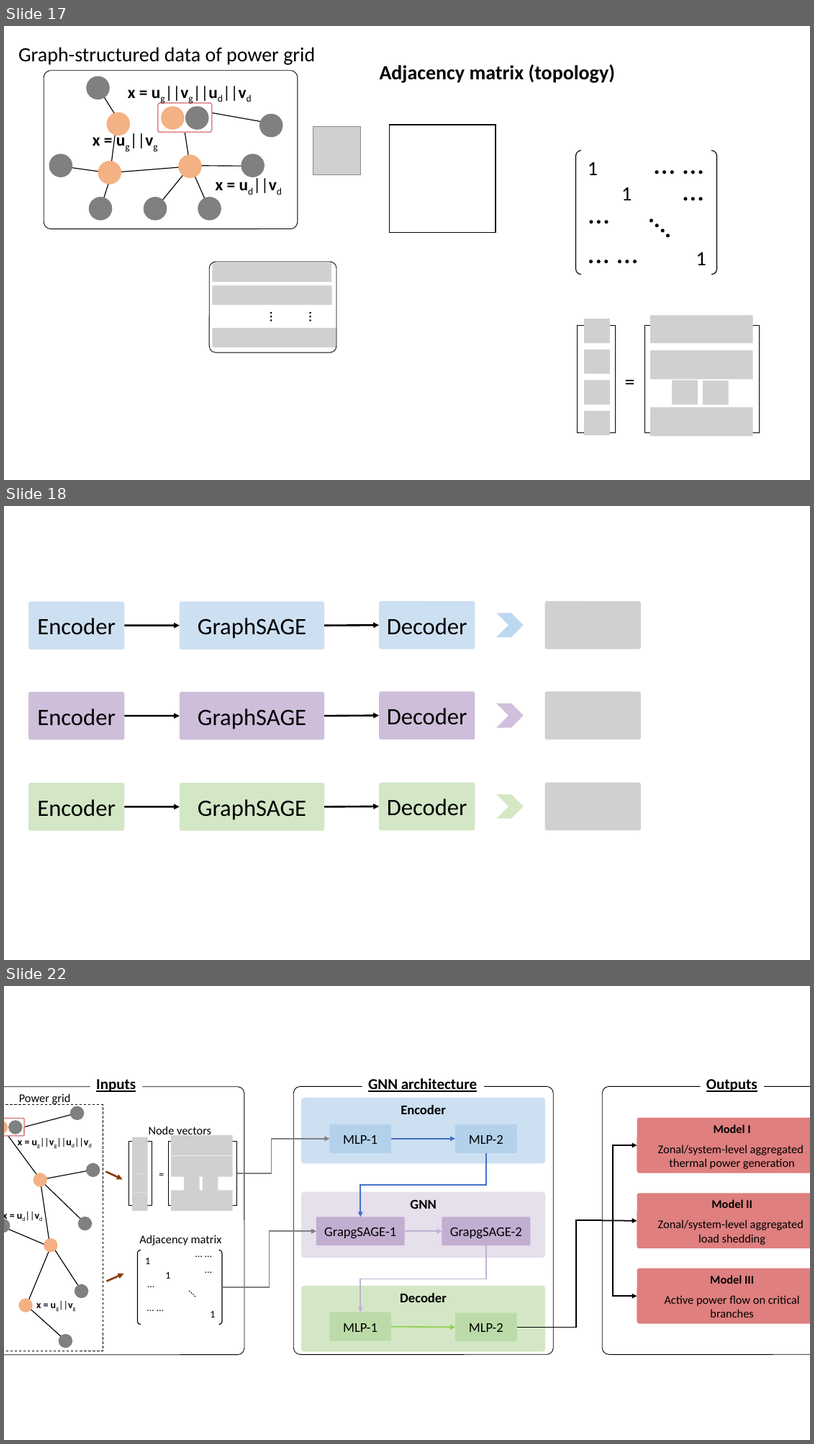
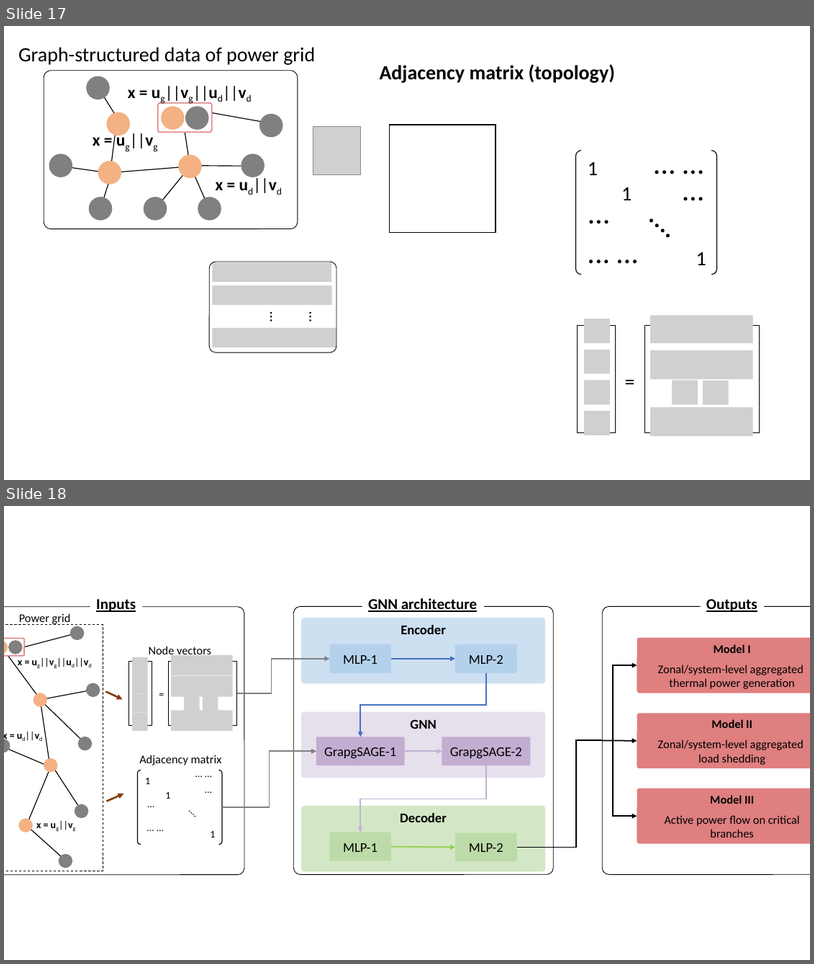
Before and after one commit to yadong-zhang/GNN_SCUC, a slide deck: submission/figures/figs.pptx. Shown one above the other, each under a label of ours: slides 17, 18 and 22 before the commit, slides 17 and 18 after it; the slides between them are not shown. The pictures are 814x1444 and 814x964 pixels, drawn with LibreOffice and Linux fonts; fonts in the diff are those of the drawing; grey boxes stand for pictures. Boxes give left, top, right and bottom in pixels: in the first picture for what was removed or moved away, otherwise in the second. Text is boxed around its words. In the diff, an @@ line names an element or a change of style, - is before the commit and + after.

```diff
--- a/submission/figures/figs.pptx
+++ b/submission/figures/figs.pptx
@@ slide 18 removed at bbox=[4, 506, 810, 960], background #FFFFFF @@
@@ rounded rectangle removed at bbox=[28, 602, 125, 649] @@
-Encoder
@@ rounded rectangle removed at bbox=[180, 602, 324, 649] @@
-GraphSAGE
@@ rounded rectangle removed at bbox=[379, 601, 476, 649] @@
-Decoder
@@ chevron removed at bbox=[497, 613, 525, 637] @@
@@ picture removed at bbox=[545, 601, 642, 649] @@
@@ arrow removed from (124, 626) to (180, 626) @@
@@ arrow removed from (324, 626) to (379, 626) @@
@@ rounded rectangle removed at bbox=[28, 692, 125, 739] @@
-Encoder
@@ rounded rectangle removed at bbox=[180, 692, 324, 739] @@
-GraphSAGE
@@ rounded rectangle removed at bbox=[379, 691, 476, 739] @@
-Decoder
@@ picture removed at bbox=[545, 691, 642, 739] @@
@@ arrow removed from (124, 716) to (180, 716) @@
@@ arrow removed from (324, 716) to (379, 716) @@
@@ chevron removed at bbox=[497, 703, 525, 728] @@
@@ rounded rectangle removed at bbox=[28, 782, 125, 830] @@
-Encoder
@@ rounded rectangle removed at bbox=[180, 782, 324, 830] @@
-GraphSAGE
@@ rounded rectangle removed at bbox=[379, 782, 476, 830] @@
-Decoder
@@ picture removed at bbox=[545, 782, 642, 830] @@
@@ arrow removed from (124, 807) to (180, 807) @@
@@ arrow removed from (324, 807) to (379, 806) @@
@@ chevron removed at bbox=[497, 794, 525, 818] @@
@@ what was slide 22 is now slide 18 @@
```
Also in this commit, not shown: 1 slide added, 5 other slides removed, 4 other files.
